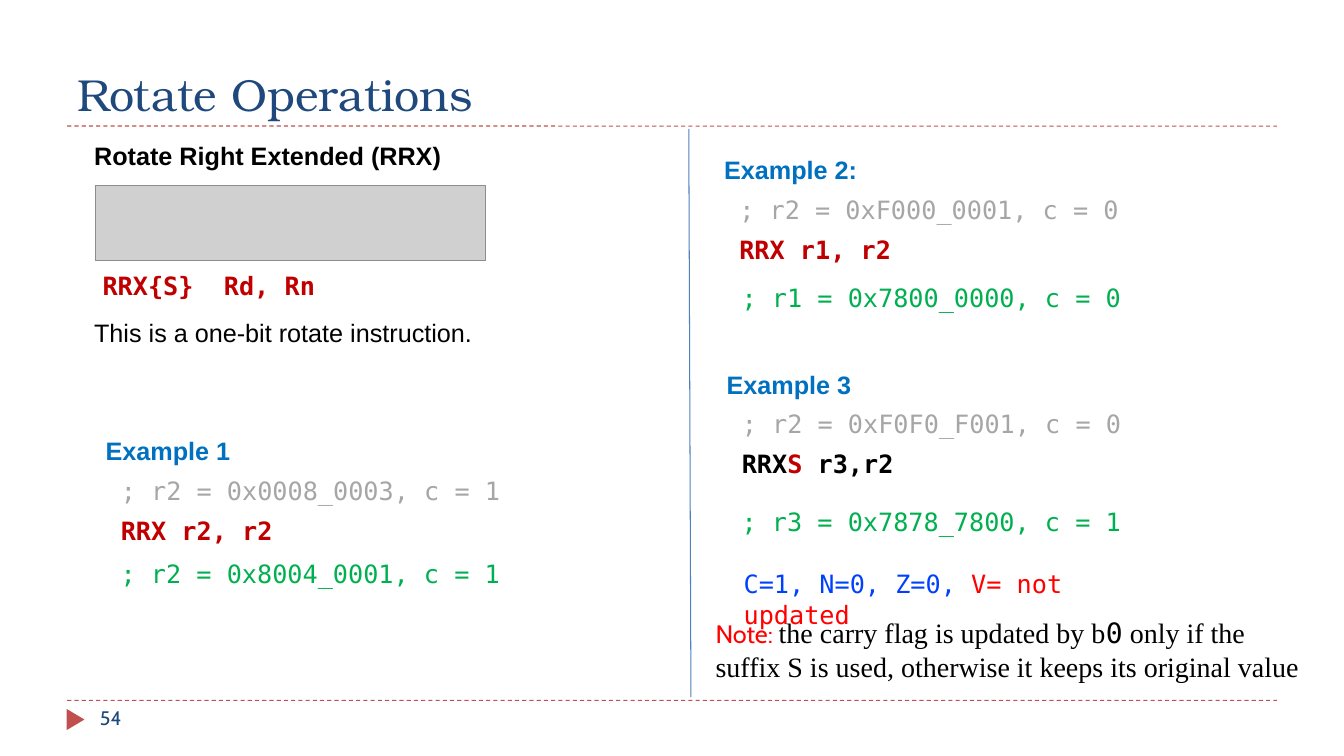
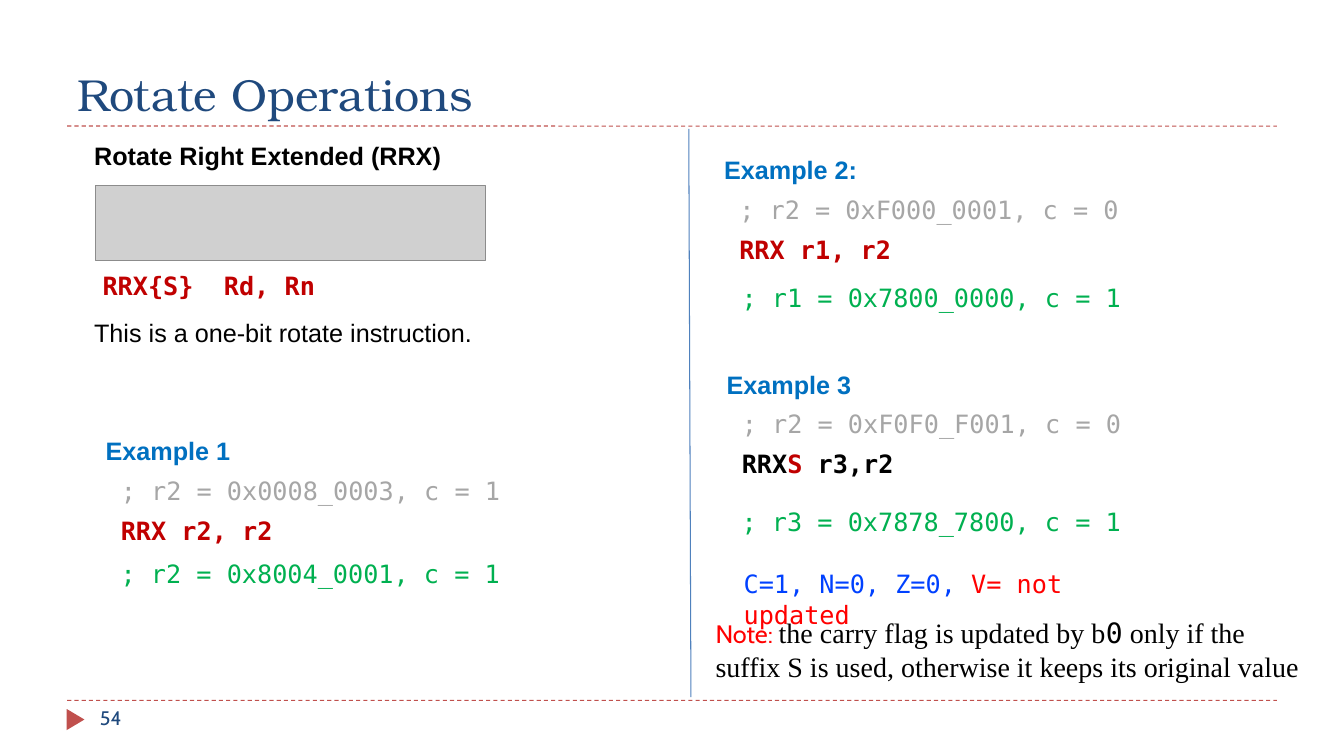
Before and after one commit to guhofstra/CSC111Fa25, a slide deck: slide 54 of PPTs/Ch4_ARM_Arithmetic_Logic.pptx. Drawn at 1344x756 pixels with LibreOffice and Linux fonts; fonts in the diff are those of the drawing; grey boxes stand for pictures. Boxes give left, top, right and bottom in pixels: in the first picture for what was removed or moved away, otherwise in the second. Text is boxed around its words. In the diff, an @@ line names an element or a change of style, - is before the commit and + after.

```diff
--- a/PPTs/Ch4_ARM_Arithmetic_Logic.pptx
+++ b/PPTs/Ch4_ARM_Arithmetic_Logic.pptx
@@ text at (x1=772, y1=288, x2=1121, y2=313): text changed @@
-; r1 = 0x7800_0000, c = 0
+; r1 = 0x7800_0000, c = 1
```
Also in this commit, not shown: 1 other slide changed, 3 other files.
